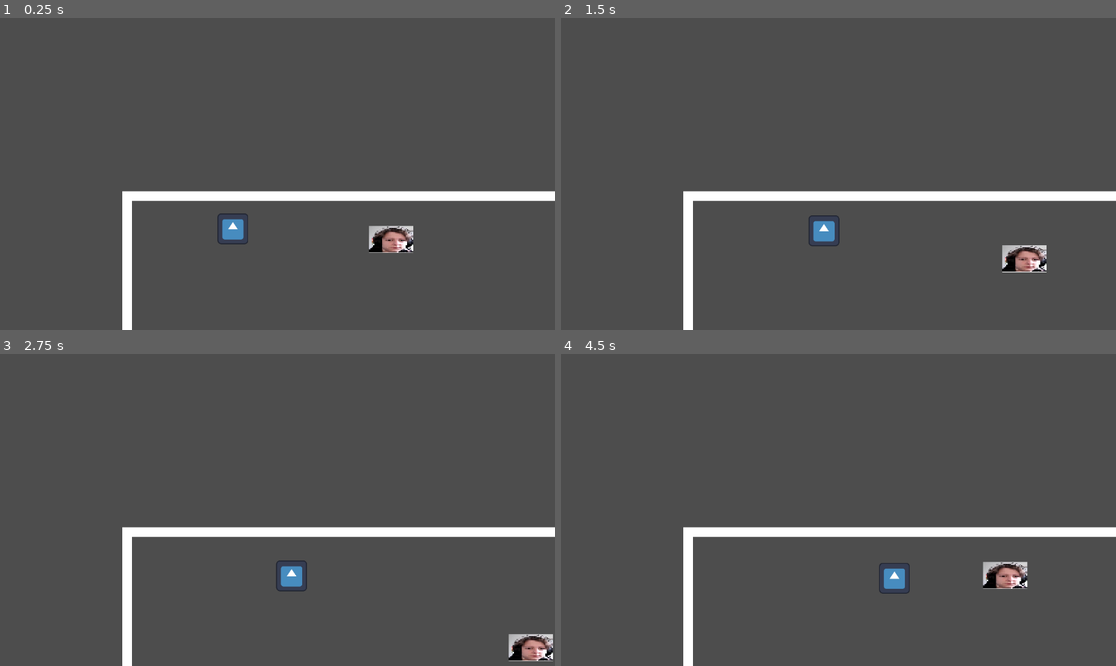
Above: before the commit, frames 1-4 (two rows, left to right).
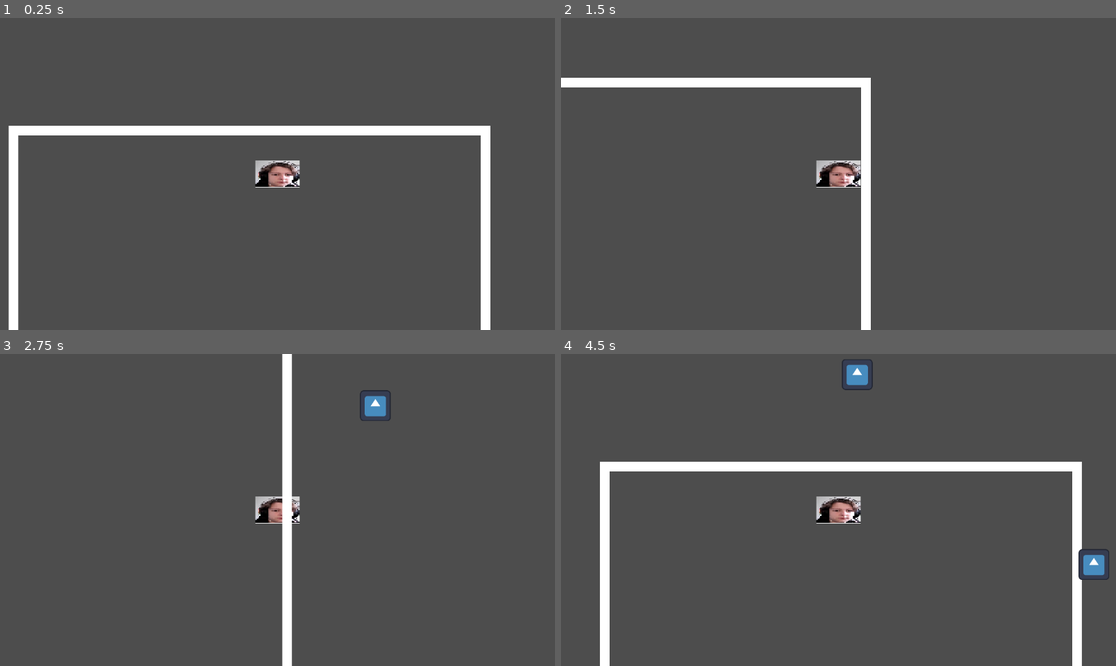
Above: after the commit, the same moments.

Repository: FletcherD-H/CrappyGame
Game: Godot game, scene res://scenes/main.tscn
The game is run twice, just before and just after one commit, with the same random seed, the same clock (stepped at 60 frames per second) and the same inputs. The engine's default icon, where the game draws it, is replaced by a stand-in: a white triangle on a blue panel in a dark square.
Inputs:
- Up to frame 1 (0.25 s): no input
- Up to frame 2 (1.5 s): hold D (move_right) 0.53-1.28 s; hold S (move_down) from 1.28 s (still down)
- Up to frame 3 (2.75 s): release S (move_down) at 2.03 s; hold D (move_right) from 2.03 s (still down)
- Up to frame 4 (4.5 s): release D (move_right) at 2.78 s; hold W (move_up) 2.78-3.53 s; hold A (move_left) from 3.53 s (still down)

The runs differ from the first frame. In frame 1, 9.8% of the frame differs, in the area x 1-100%, y 34-100%; in frame 2, 8.0%; in frame 3, 6.8%; in frame 4, 10%, in the area x 7-100%, y 1-100%.

Commit message:
Zombies chasing player, clumping behavior

Diff:
--- a/scenes/main.tscn
+++ b/scenes/main.tscn
@@ -2,8 +2,8 @@
 
 [ext_resource type="PackedScene" uid="uid://phahr0frx63f" path="res://scenes/player.tscn" id="1_o5qli"]
 [ext_resource type="PackedScene" uid="uid://e5jo7v5buwgm" path="res://scenes/zombie.tscn" id="2_sugp2"]
-[ext_resource type="Script" uid="uid://blgc1n8gu1p4q" path="res://scripts/zombie.gd" id="3_jyhfs"]
 [ext_resource type="Texture2D" uid="uid://pru0nugoqyxy" path="res://assets/sprites/wall.png" id="4_jyhfs"]
+[ext_resource type="Script" uid="uid://tv45avc2bnsl" path="res://scripts/zombiespawner.gd" id="5_tbgi4"]
 
 [sub_resource type="PhysicsMaterial" id="PhysicsMaterial_jyhfs"]
 
@@ -14,11 +14,6 @@
 
 [node name="Player" parent="." instance=ExtResource("1_o5qli")]
 position = Vector2(812, 460)
-
-[node name="Zombie" parent="." node_paths=PackedStringArray("player") instance=ExtResource("2_sugp2")]
-position = Vector2(471, 437)
-script = ExtResource("3_jyhfs")
-player = NodePath("../Player")
 
 [node name="Wall" type="StaticBody2D" parent="."]
 position = Vector2(754, 370)
@@ -69,3 +64,15 @@
 
 [node name="Sprite2D" type="Sprite2D" parent="Wall4"]
 texture = ExtResource("4_jyhfs")
+
+[node name="ZombieSpawner" type="Node2D" parent="."]
+position = Vector2(264, 860)
+rotation = 1.5707964
+script = ExtResource("5_tbgi4")
+zombie_scene = ExtResource("2_sugp2")
+
+[node name="Timer" type="Timer" parent="ZombieSpawner"]
+wait_time = 2.0
+autostart = true
+
+[connection signal="timeout" from="ZombieSpawner/Timer" to="ZombieSpawner" method="_on_timer_timeout"]
--- a/scenes/player.tscn
+++ b/scenes/player.tscn
@@ -9,15 +9,11 @@
 collision_mask = 4
 script = ExtResource("1_3vyb7")
 
-[node name="CollisionShape2D" type="CollisionShape2D" parent="."]
+[node name="CollisionShape2D" type="CollisionShape2D" parent="." groups=["player"]]
 shape = SubResource("CapsuleShape2D_3vyb7")
 
 [node name="Sprite2D" type="Sprite2D" parent="."]
 scale = Vector2(0.1, 0.1)
 texture = ExtResource("2_g2els")
 
-[node name="Area2D" type="Area2D" parent="."]
-collision_mask = 2
-
-[node name="CollisionShape2D" type="CollisionShape2D" parent="Area2D"]
-shape = SubResource("CapsuleShape2D_3vyb7")
+[node name="Camera2D" type="Camera2D" parent="."]
--- a/scenes/zombie.tscn
+++ b/scenes/zombie.tscn
@@ -1,15 +1,18 @@
-[gd_scene load_steps=3 format=3 uid="uid://e5jo7v5buwgm"]
+[gd_scene load_steps=4 format=3 uid="uid://e5jo7v5buwgm"]
 
 [ext_resource type="Texture2D" uid="uid://cadoqj5xe3agv" path="res://assets/sprites/icon.svg" id="1_1vlb3"]
+[ext_resource type="Script" uid="uid://blgc1n8gu1p4q" path="res://scripts/zombie.gd" id="1_httt1"]
 
-[sub_resource type="CapsuleShape2D" id="CapsuleShape2D_httt1"]
+[sub_resource type="RectangleShape2D" id="RectangleShape2D_httt1"]
+size = Vector2(50, 50)
 
 [node name="Zombie" type="CharacterBody2D"]
 collision_layer = 2
-collision_mask = 4
+collision_mask = 7
+script = ExtResource("1_httt1")
 
 [node name="CollisionShape2D" type="CollisionShape2D" parent="."]
-shape = SubResource("CapsuleShape2D_httt1")
+shape = SubResource("RectangleShape2D_httt1")
 
 [node name="Sprite2D" type="Sprite2D" parent="."]
 scale = Vector2(0.5, 0.5)
--- a/scripts/player.gd
+++ b/scripts/player.gd
@@ -1,6 +1,6 @@
 extends CharacterBody2D
 
-@export var speed := 200.0
+@export var speed := 500.0
 
 func _physics_process(delta):
 	var input := Vector2(
--- a/scripts/zombie.gd
+++ b/scripts/zombie.gd
@@ -1,12 +1,30 @@
 extends CharacterBody2D
 
-@export var speed := 50.0
-@export var player: Node2D
+@export var speed: float = 120.0
+
+var player: Node2D
+
+func _ready():
+	# Force processing (removes editor / process-mode weirdness)
+	set_physics_process(true)
+
+	# Find the player safely
+	player = get_tree().get_first_node_in_group("player")
+
+	# Debug: confirm each zombie is alive and processing
+	print("Zombie ready:", self, " Player found:", player != null)
 
 func _physics_process(delta):
+	# Debug: confirm physics is running for ALL zombies
+	# (You can remove this once confirmed)
+	# print("Zombie physics:", self)
+
 	if player == null:
 		return
 
-	var dir = (player.global_position - global_position).normalized()
-	velocity = dir * speed
+	var direction := player.global_position - global_position
+	if direction.length_squared() == 0:
+		return
+
+	velocity = direction.normalized() * speed
 	move_and_slide()
--- /dev/null
+++ b/scripts/zombiespawner.gd
@@ -0,0 +1,22 @@
+extends Node2D
+
+@export var zombie_scene: PackedScene
+@export var spawn_radius := 400.0
+
+var spawn_time := 2.0
+
+func _on_timer_timeout():
+	spawn_zombie()
+	spawn_time = max(0.5, spawn_time - 0.05)
+	$Timer.wait_time = spawn_time
+
+func spawn_zombie():
+	if zombie_scene == null:
+		return
+
+	var zombie = zombie_scene.instantiate()
+	var angle = randf() * TAU
+	var offset = Vector2(cos(angle), sin(angle)) * spawn_radius
+
+	zombie.global_position = get_parent().get_node("Player").global_position + offset
+	get_tree().current_scene.add_child(zombie)
Not shown, added: scripts/zombiespawner.gd.uid
